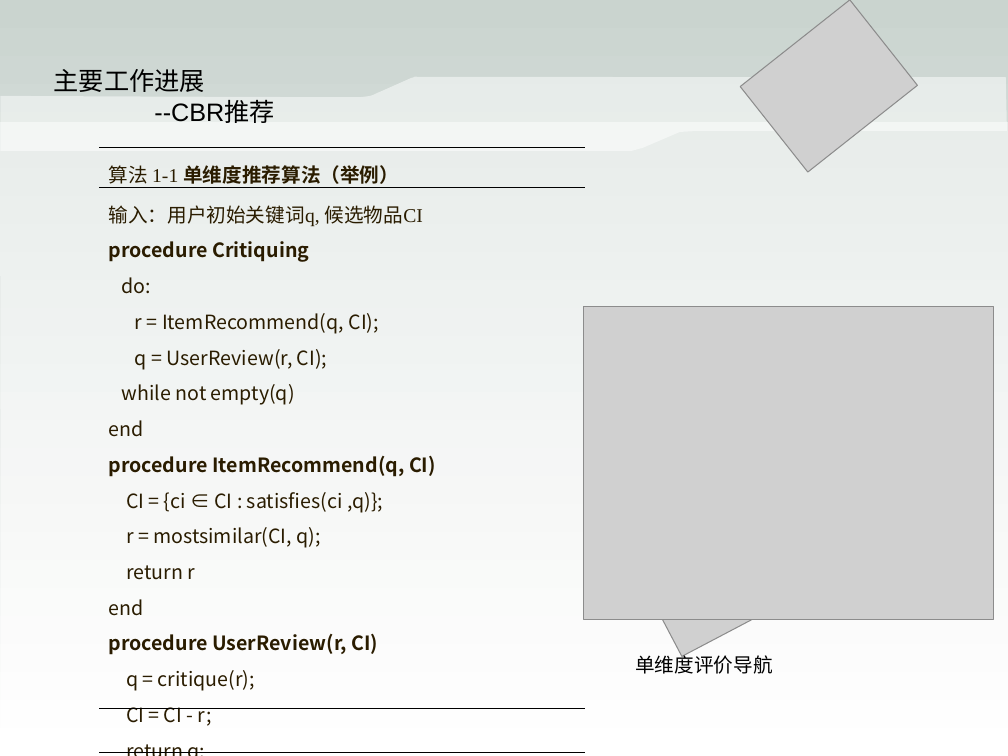
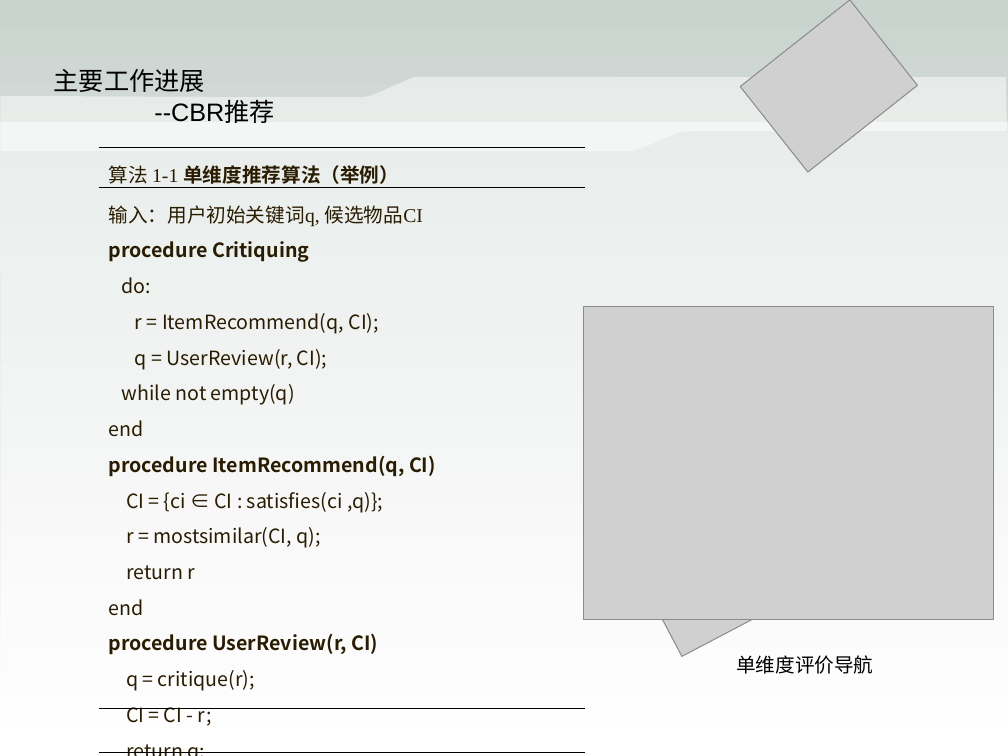
Before and after one commit to doomruin/Gradus, a slide deck: slide 7 of graduation fieldwork/中期答辩.ppt. Drawn at 1008x756 pixels with LibreOffice and Linux fonts; fonts in the diff are those of the drawing; grey boxes stand for pictures. Boxes give left, top, right and bottom in pixels: in the first picture for what was removed or moved away, otherwise in the second. Text is boxed around its words. In the diff, an @@ line names an element or a change of style, - is before the commit and + after.

```diff
--- a/graduation fieldwork/中期答辩.ppt
+++ b/graduation fieldwork/中期答辩.ppt
@@ text "单维度评价导航": place and size @@
-text "单维度评价导航" at <box>635,652,772,674</box>
+text "单维度评价导航" at <box>736,655,873,674</box>
@@ text "单维度评价导航" at <box>736,655,873,674</box>: indent changed @@
```
Also in this commit, not shown: 12 other slides changed, 1 slide added, 1 slide removed, 2 other files.
